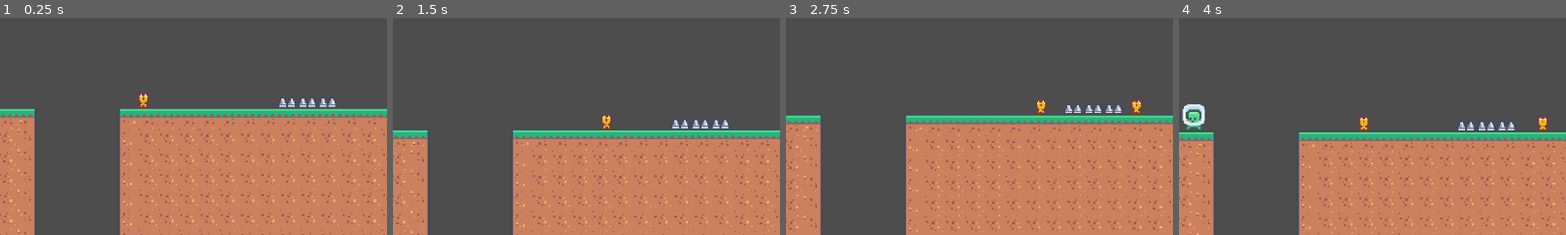
Above: before the commit, frames 1-4 (left to right).
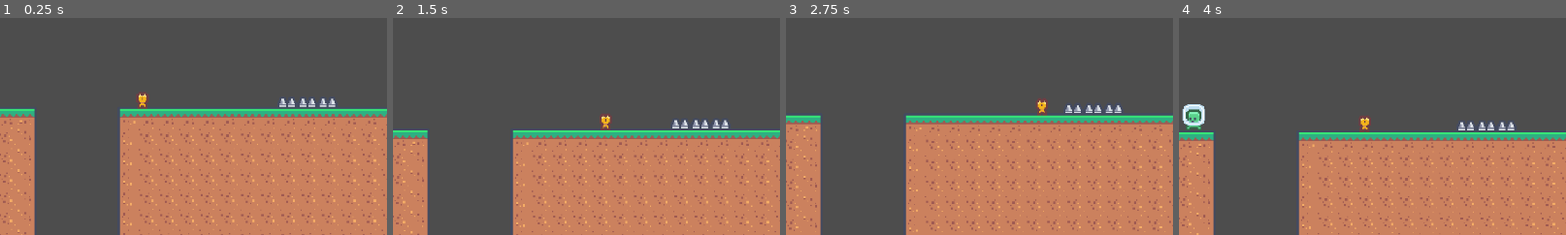
Above: after the commit, the same moments.

Repository: Ruellia42/eus2425
Game: Godot game, scene res://scenes/level_sample.tscn
Same seed, same stepped clock (60 frames per second), same inputs: the game is played once before the commit and once after it.
Inputs:
- Up to frame 1 (0.25 s): no input
- Up to frame 2 (1.5 s): tap Enter (ui_accept) at 0.5, 0.77 s; hold Right (ui_right) from 0.53 s (still down)
- Up to frame 3 (2.75 s): tap Enter (ui_accept) at 1.52 s; release Right (ui_right) at 2.03 s; hold Left (ui_left) from 2.03 s (still down)
- Up to frame 4 (4 s): release Left (ui_left) at 2.78 s; hold Right (ui_right) from 2.78 s (still down); tap Enter (ui_accept) at 3.02, 3.77 s
The pictures show only the part of the screen within x 50-100%, y 50-100%; the shares and areas given below are measured in that part.

The runs differ from the first frame. In frame 1, 0.1% of the frame differs, in the area x 35-39%, y 34-42%; in frame 2, 0.1%; in frame 3, 0.3%, in the area x 64-93%, y 37-46%; in frame 4, 0.3%.

Commit message:
make enemy move only once visible in screen

Diff:
--- a/scenes/enemy.tscn
+++ b/scenes/enemy.tscn
@@ -15,6 +15,8 @@
 [node name="Sprite2D" type="Sprite2D" parent="."]
 texture = ExtResource("1_jitgc")
 
+[node name="VisibleOnScreenNotifier2D" type="VisibleOnScreenNotifier2D" parent="Sprite2D"]
+
 [node name="CollisionShape2D" type="CollisionShape2D" parent="."]
 position = Vector2(-0.5, 0)
 shape = SubResource("RectangleShape2D_xylsv")
@@ -26,4 +28,5 @@
 shape = SubResource("CircleShape2D_tbrb5")
 debug_color = Color(0, 0.639216, 0.388235, 0.419608)
 
+[connection signal="screen_entered" from="Sprite2D/VisibleOnScreenNotifier2D" to="." method="_on_visible_on_screen_notifier_2d_screen_entered"]
 [connection signal="body_entered" from="FrontCheck" to="." method="_on_front_check_body_entered"]
--- a/scripts/enemy.gd
+++ b/scripts/enemy.gd
@@ -4,6 +4,7 @@
 @export var speed = 50
 @export var direction = 1
 
+var enabled : bool = false
 # Get the gravity from the project settings to be synced with RigidBody nodes.
 var gravity = ProjectSettings.get_setting("physics/2d/default_gravity")
 
@@ -12,6 +13,8 @@
 		scale.x *= -1
 
 func _physics_process(delta):
+	if not enabled:
+		return
 	# Add the gravity.
 	if not is_on_floor():
 		velocity.y += gravity * delta
@@ -33,3 +36,11 @@
 
 func die():
 	queue_free()
+
+
+func _on_visible_on_screen_notifier_2d_screen_entered():
+	enabled = true
+
+
+func _on_visible_on_screen_notifier_2d_screen_exited():
+	enabled = false
--- a/scripts/moving_platform.gd
+++ b/scripts/moving_platform.gd
@@ -15,8 +15,6 @@
 func _ready():
 	start_pos = platform.position
 	goal_pos = goal.position
-	print(start_pos)
-	print(goal_pos)
 	distance = start_pos.distance_to(goal_pos)
 	print(distance)
 	if speed == 0:
